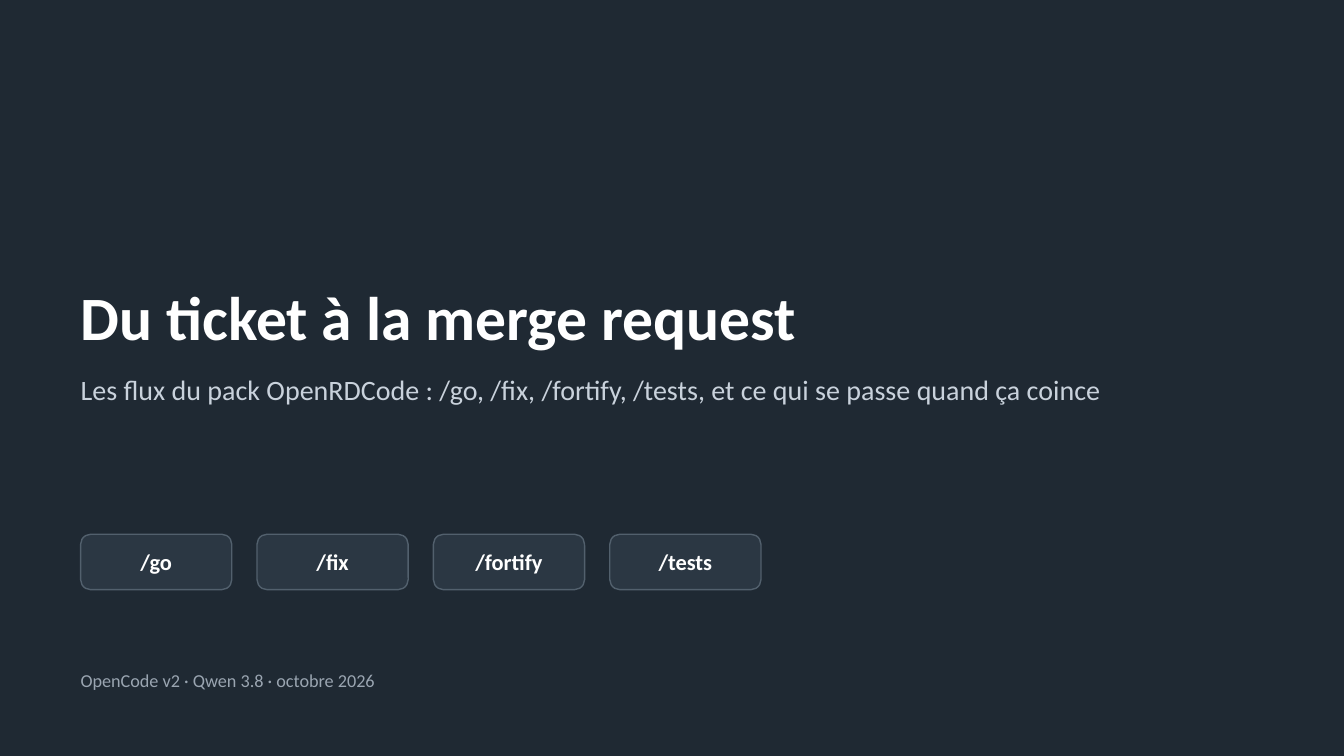
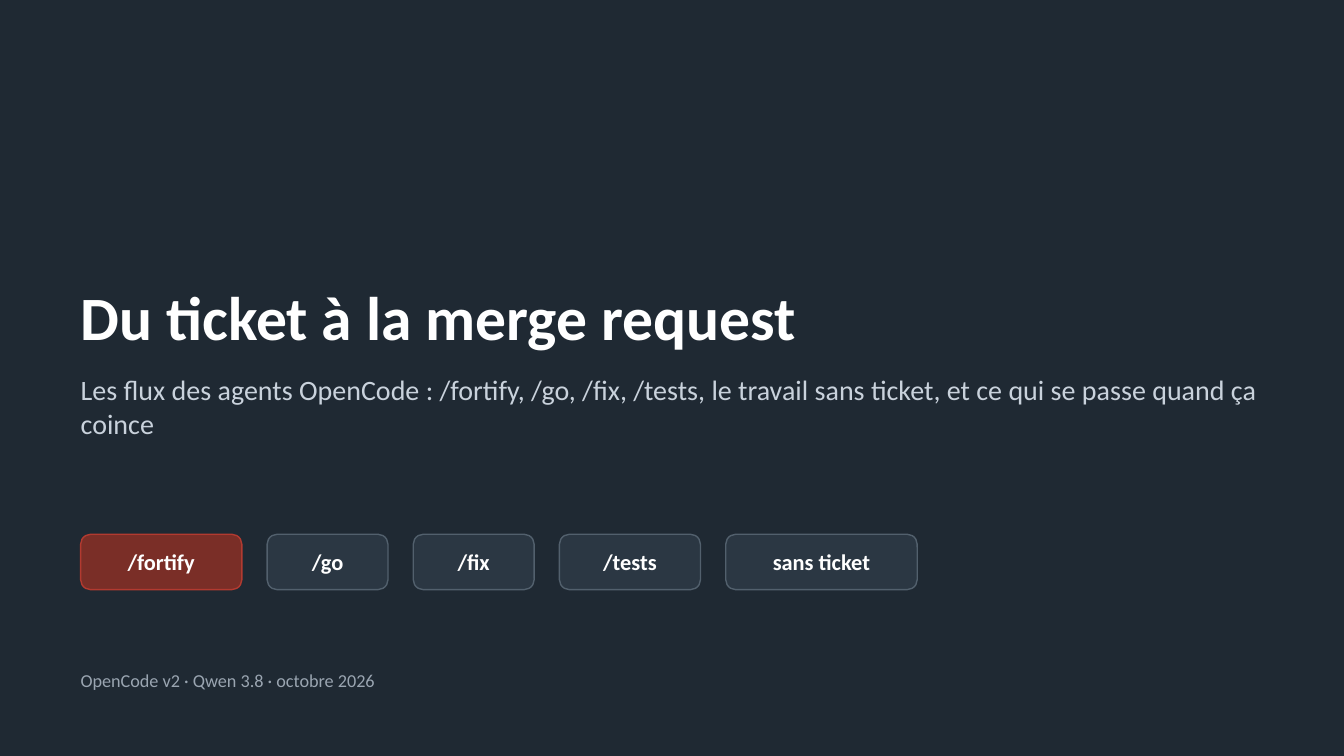
Before and after one commit to RabieDerouiche/OpenRDCode, a slide deck: slide 1 of opencode-v2/docs/presentation-flux.pptx. Drawn at 1344x756 pixels with LibreOffice and Linux fonts; fonts in the diff are those of the drawing. Boxes give left, top, right and bottom in pixels: in the first picture for what was removed or moved away, otherwise in the second. Text is boxed around its words. In the diff, an @@ line names an element or a change of style, - is before the commit and + after.

```diff
--- a/opencode-v2/docs/presentation-flux.pptx
+++ b/opencode-v2/docs/presentation-flux.pptx
@@ text at (81,380,1256,434): text changed @@
-Les flux du pack OpenRDCode : /go, /fix, /fortify, /tests, et ce qui se passe quand ça coince
+Les flux des agents OpenCode : /fortify, /go, /fix, /tests, le travail sans ticket, et ce qui se passe quand ça coince
@@ rounded rectangle "/fortify": place and size @@
-rounded rectangle "/fortify" at (434,534,585,590)
+rounded rectangle "/fortify" at (81,534,242,590)
@@ rounded rectangle "/fortify" at (81,534,242,590): fill #2B3743 to #7A2E27; outline #52606D 1 pt to #B23A30 1 pt @@
@@ rounded rectangle "/go": place and size @@
-rounded rectangle "/go" at (81,534,232,590)
+rounded rectangle "/go" at (267,534,388,590)
@@ rounded rectangle "/fix": place and size @@
-rounded rectangle "/fix" at (257,534,408,590)
+rounded rectangle "/fix" at (413,534,534,590)
@@ rounded rectangle "/tests": place and size @@
-rounded rectangle "/tests" at (610,534,761,590)
+rounded rectangle "/tests" at (560,534,701,590)
@@ rounded rectangle added at (726,534,918,590), fill #2B3743, outline #52606D 1 pt, 16 pt, text #FFFFFF, bold @@
+sans ticket
```
Also in this commit, not shown: 10 other slides changed, 6 slides added, 1 slide removed, 23 other files.
